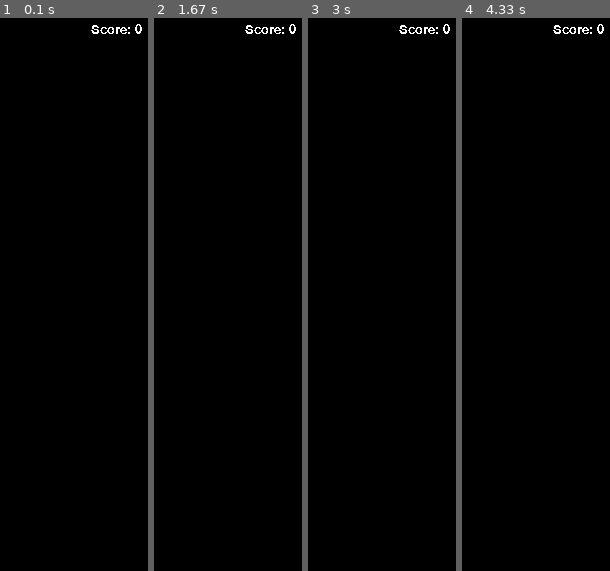
Above: before the commit, frames 1-4 (left to right).
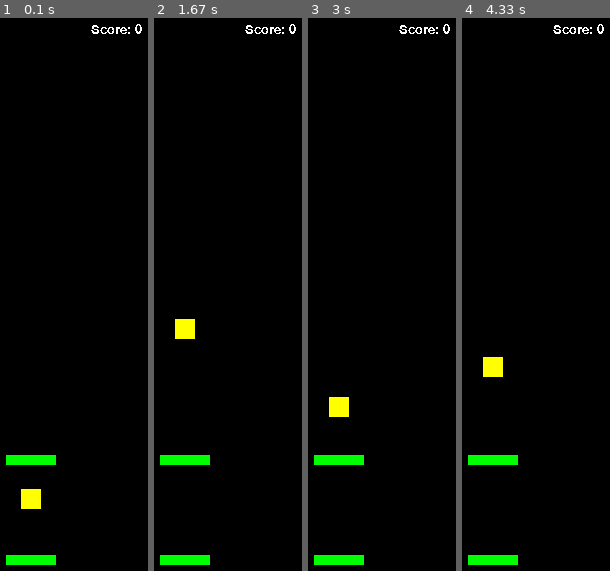
Above: after the commit, the same moments.

Repository: lolloz98/pygame_games
Game: pygame game, started from dodo_jump/main.py
The game is run twice, just before and just after one commit, with the same random seed, the same clock (stepped at 60 frames per second) and the same inputs.
Inputs:
- Up to frame 1 (0.1 s): no input
- Up to frame 2 (1.67 s): hold D 0.33-0.8 s
- Up to frame 3 (3 s): no input
- Up to frame 4 (4.33 s): no input

The runs differ from the first frame. In frame 1, 1.7% of the frame differs, in the area x 4-38%, y 79-99%; in frame 2, 1.7%; in frame 3, 1.7%; in frame 4, 1.7%.

Commit message:
DODO-JUMP Player movement on y axes

Diff:
--- /dev/null
+++ b/dodo_jump/constants.py
@@ -0,0 +1,12 @@
+screen_size = (300, 600)
+
+tile_basic_size = (50, 10)
+tile_basic_color = '#00FF00'
+
+character_size = (20, 20)
+jump_force = 500
+character_init_pos = (150, 500)
+character_color = '#FFFF00'
+
+gravity = 1000
+max_fps = 60
--- a/dodo_jump/main.py
+++ b/dodo_jump/main.py
@@ -1,17 +1,14 @@
 import pygame
 from sys import exit
+import constants
+import tile
+import player
 import time
-
-# grid is 10x20
-width = 300
-height = 600
-block_size = (30, 30)
-spawn_point = ((width // (block_size[0] * 2)) * block_size[0], int(0.05 * height // block_size[1]) * block_size[1])
 
 pygame.init()
 
-screen = pygame.display.set_mode((width, height))
-pygame.display.set_caption('Tetris')
+screen = pygame.display.set_mode(constants.screen_size)
+pygame.display.set_caption('Dodo Game')
 # To control the max frame rate:
 clock = pygame.time.Clock()
 
@@ -23,6 +20,10 @@
 died: bool = False
 difficulty: int = 0
 next_score_for_inc: int = 0
+
+
+tile_manager = tile.TileManager()
+dodo = player.Player()
 
 
 def reset():
@@ -40,7 +41,18 @@
 
 reset()
 
+# We make this project to be fps independent
+last_time = time.time()
 while True:
+    tmp = time.time()
+    dt = tmp - last_time
+    last_time = tmp
+
+    if dt > 3 / constants.max_fps:
+        # if dt gets too large the steps of character becomes too large and we might get
+        # weird behaviour
+        continue
+
     # draw our elements and update everything
     for event in pygame.event.get():
         if event.type == pygame.QUIT:
@@ -63,7 +75,11 @@
     screen.fill('#000000')
     text_surface = test_font.render('Score: ' + str(score), False, '#FFFFFF')
 
-    screen.blit(text_surface, (int(width * 0.70), int(height * 0.03)))
+    dodo.moveY(dt, tile_manager.group)
+
+    tile_manager.draw(screen)
+    dodo.draw(screen)
+    screen.blit(text_surface, (int(constants.screen_size[0] * 0.70), int(constants.screen_size[1] * 0.03)))
 
     pygame.display.update()
-    clock.tick(5)
+    clock.tick(constants.max_fps)
--- /dev/null
+++ b/dodo_jump/player.py
@@ -0,0 +1,35 @@
+import pygame
+import constants
+
+
+class Player(pygame.sprite.Sprite):
+    def __init__(
+            self,
+            position=constants.character_init_pos,
+            dimensions=constants.character_size,
+            color=constants.character_color
+    ):
+        super().__init__()
+        self.image = pygame.Surface(dimensions)
+        self.image.fill(color)
+        self.rect = self.image.get_rect(midbottom=position)
+        self.group = pygame.sprite.GroupSingle()
+        self.group.add(self)
+        self.curr_velocity_y = 0
+
+    def draw(self, screen):
+        self.group.draw(screen)
+
+    # v = v0 + gt
+    def moveY(self, dt, collider_group, *, gravity=constants.gravity):
+        self.curr_velocity_y += gravity * dt
+        hits = pygame.sprite.groupcollide(collider_group, self.group, False, False)
+
+        # only one tile max in hits
+        if hits and self.curr_velocity_y >= 0:
+            for hit in hits:
+                self.rect.midbottom = (self.rect.midbottom[0], hit.rect.y)
+                self.curr_velocity_y = -constants.jump_force
+        else:
+            self.rect.y += self.curr_velocity_y * dt
+        print(self.curr_velocity_y)
--- /dev/null
+++ b/dodo_jump/tile.py
@@ -0,0 +1,31 @@
+import pygame
+import constants
+
+
+class Tile(pygame.sprite.Sprite):
+    def __init__(self, position, dimensions=constants.tile_basic_size, color=constants.tile_basic_color):
+        super().__init__()
+        self.position = position
+        self.image = pygame.Surface(dimensions)
+        self.image.fill(color)
+        self.rect = self.image.get_rect(midtop=position)
+
+
+class TileManager:
+    def __init__(self):
+        self.tiles = [Tile((150, 550)), Tile((150, 450))]
+        self.tiles_type = [Tile]
+        self.group = pygame.sprite.Group()
+        self.group.add(self.tiles)
+
+    def addTile(self, offset=10, type_of_tile=0):
+        self.tiles.append(self.tiles_type[type_of_tile](self.tiles[-1].position))
+        self.group.add(self.tiles[-1])
+
+    def recycleTile(self):
+        # here we can either recycle or throw away and create a new tile
+        self.tiles.pop(0)
+        # todo
+
+    def draw(self, screen):
+        self.group.draw(screen)
